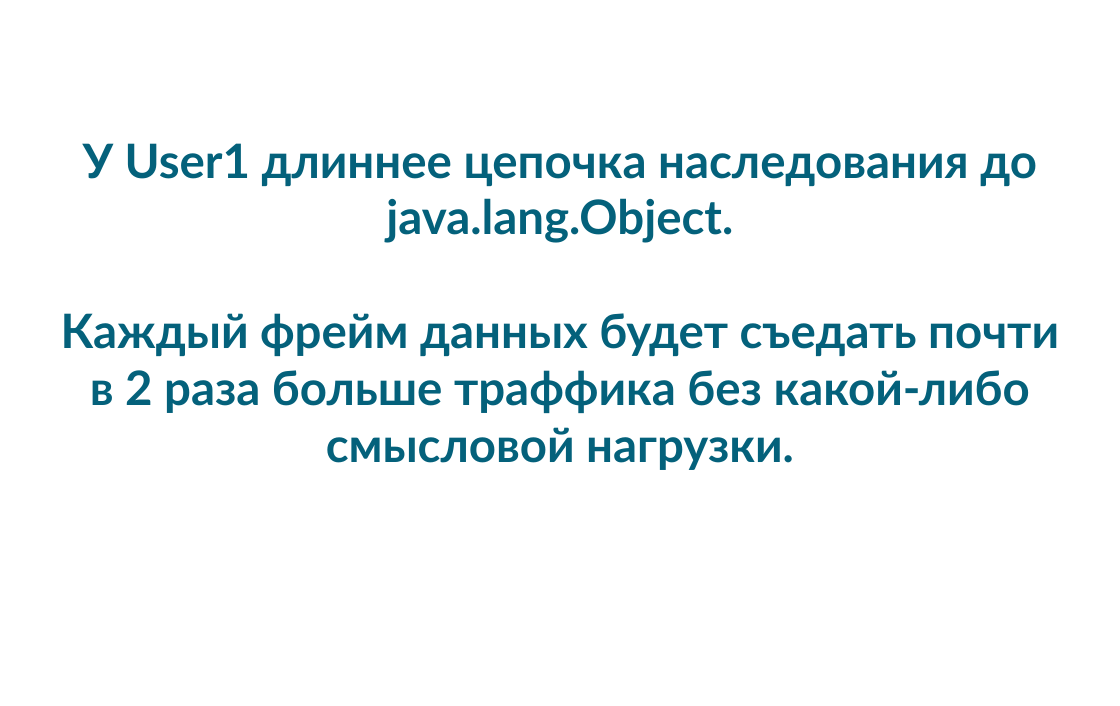
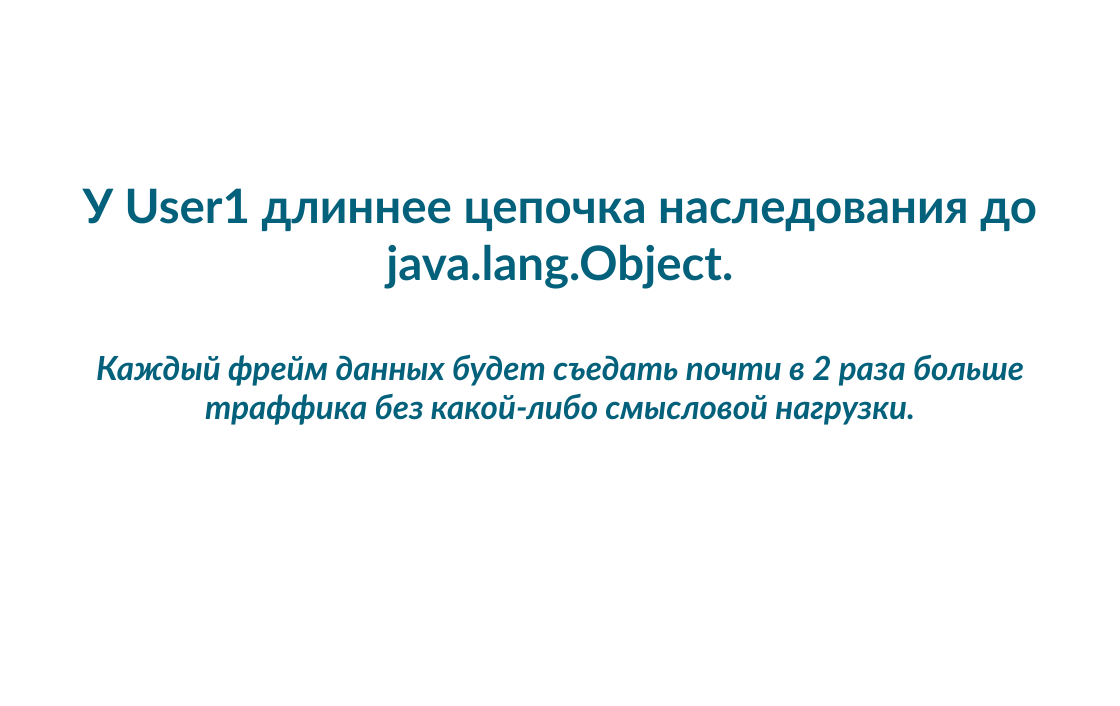
Before and after one commit to pixie1977/JavaSchoolSerialization, a slide deck: slide 28 of JavaSchoolSerialization.odp (slide 20 before the commit). Drawn at 1120x706 pixels with LibreOffice and Linux fonts; fonts in the diff are those of the drawing; background and template pictures are left out. Boxes give left, top, right and bottom in pixels: in the first picture for what was removed or moved away, otherwise in the second. Text is boxed around its words. In the diff, an @@ line names an element or a change of style, - is before the commit and + after.

```diff
--- a/JavaSchoolSerialization.odp
+++ b/JavaSchoolSerialization.odp
@@ subtitle at <box>96,354,1024,425</box>: size 40 to 28 pt, italic on in "Каждый фрейм данных будет съедать почти в ..." @@
```
Also in this commit, not shown: 12 other slides changed, 26 slides added, 1 slide removed, 1 other file.
